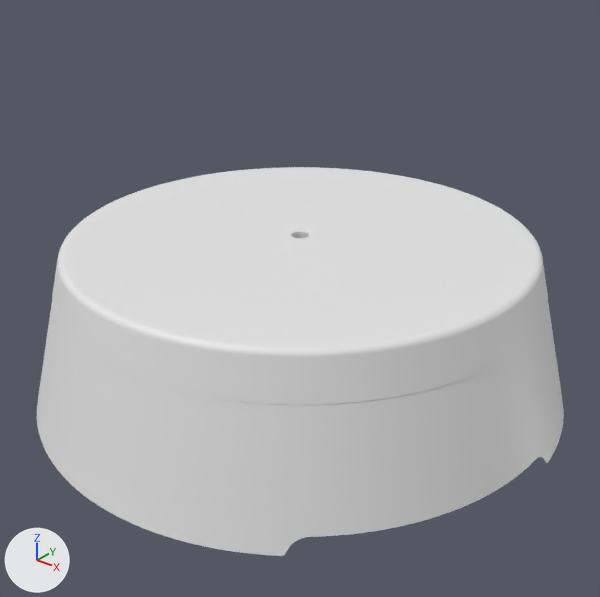
What one commit did to the Blender file casing/pod.blend.
One viewpoint serves both versions: a camera (50 mm lens) standing at (79.5, -99.4, 65.3) and looking at (2.8, -3.5, 5.8). The axes (+X, +Y, +Z) are drawn at lower left. The lights are the same throughout.

The first picture shows 'Body', 'Top'.
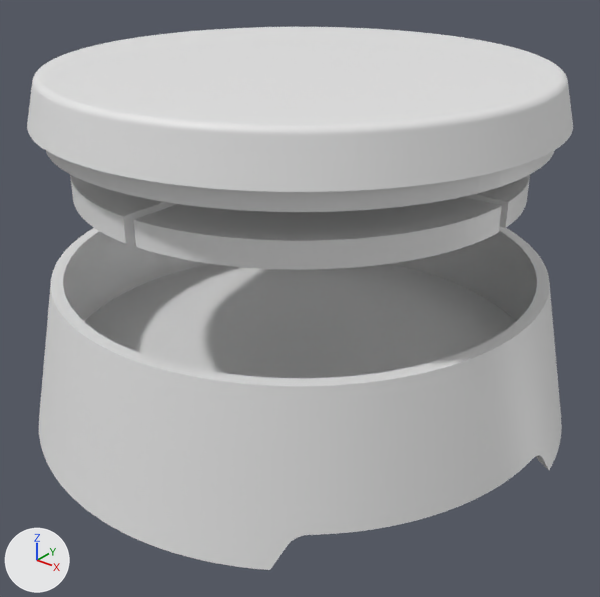
ob_drill_hole is not drawn itself; it is used by a modifier of ob_bottom_001, ob_bottom, ob_top.
ob_cylinder_top_cut is not drawn itself; it is used by a modifier of ob_top.

Pixel boxes [x1, y1, x2, y2] of what changed, in the pictures (600 x 597 px):
'Top', reshaped, moved (10% wider, 22% shorter)
    before: [52, 167, 548, 405]
    after: [27, 27, 573, 212]
'Body', rescaled
    before: [37, 303, 564, 556]
    after: [39, 227, 562, 570]
'Bottom.001', deleted, shown
    after: [70, 175, 530, 270]

Diff of the bpy script that builds the scene:
```diff
--- a/casing/pod.blend.py
+++ b/casing/pod.blend.py
@@ ob_led_ring @@
 _m = ob_led_ring.modifiers.new('Boolean', 'BOOLEAN')
 _m.object = ob_led_ring_cutout
-ob_led_ring.hide_set(True)  # its collection is switched off
@@ ob_bottom_001 @@
 _m = ob_bottom_001.modifiers.new('Boolean', 'BOOLEAN')
-_m.object = ob_drill_hole
 _m = ob_bottom_001.modifiers.new('Boolean.001', 'BOOLEAN')
@@ ob_bottom_001 @@
 _m = ob_bottom_001.modifiers.new('Boolean.004', 'BOOLEAN')
 _m.object = ob_side_cutout_002
-ob_bottom_001.hide_set(True)  # its collection is switched off
@@ ob_body @@
 ob_body.location = (0.0, 0.0, -1.5)
-ob_body.scale = (0.5, 0.5, 0.5)
+ob_body.scale = (0.5, 0.5, 0.625)
 _m = ob_body.modifiers.new('Boolean', 'BOOLEAN')
@@ ob_bottom @@
 _m = ob_bottom.modifiers.new('Boolean', 'BOOLEAN')
-_m.object = ob_drill_hole
 _m = ob_bottom.modifiers.new('Boolean.001', 'BOOLEAN')
@@ ob_drill_hole @@
-ob_drill_hole = bpy.data.objects.new('Drill hole', me_cylinder)
-ob_drill_hole.location = (0.0, 0.0, 23.97)
-ob_drill_hole.hide_set(True)  # wire or fog, not drawn
@@ ob_top @@
 ob_top = bpy.data.objects.new('Top', me_cylinder_006)
-ob_top.location = (0.0, 0.0, 5.5)
+ob_top.location = (0.0, 0.0, 33.1)
 ob_top.scale = (0.48, 0.48, 0.485)
@@ ob_top @@
 _m = ob_top.modifiers.new('Boolean.001', 'BOOLEAN')
-_m.object = ob_drill_hole
 _m = ob_top.modifiers.new('Boolean.002', 'BOOLEAN')
@@ ob_cylinder_top_cut @@
 ob_cylinder_top_cut = bpy.data.objects.new('Cylinder top cut', me_cylinder_010)
-ob_cylinder_top_cut.location = (0.0, 0.0, -1.56)
+ob_cylinder_top_cut.location = (0.0, 0.0, 25.99)
 ob_cylinder_top_cut.scale = (1.12, 1.12, 2.0)
```
